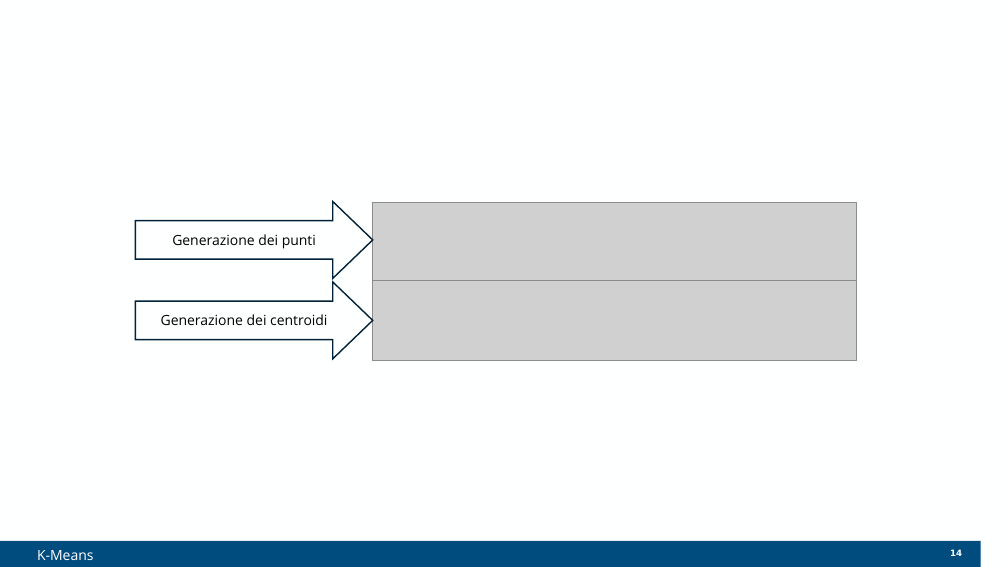
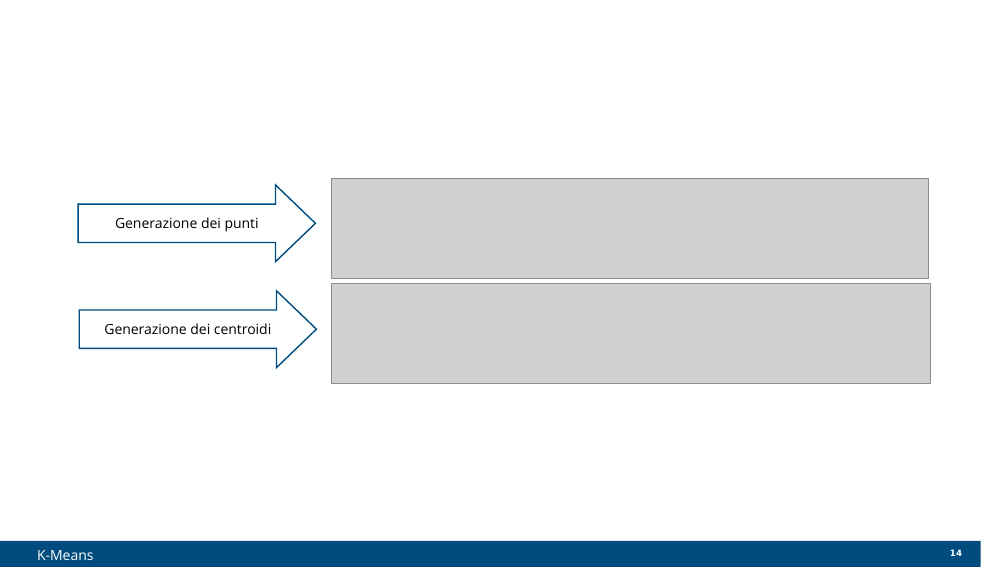
Before and after one commit to Elia-dev/ParallelProgramming, a slide deck: slide 14 of PPpresentation.pptx. Drawn at 1008x567 pixels with LibreOffice and Linux fonts; fonts in the diff are those of the drawing; grey boxes stand for pictures; background and template pictures are left out. Boxes give left, top, right and bottom in pixels: in the first picture for what was removed or moved away, otherwise in the second. Text is boxed around its words. In the diff, an @@ line names an element or a change of style, - is before the commit and + after.

```diff
--- a/PPpresentation.pptx
+++ b/PPpresentation.pptx
@@ picture resized from (x1=373, y1=203, x2=857, y2=283) to (x1=332, y1=178, x2=929, y2=278) @@
@@ right arrow "Generazione dei punti" at (x1=79, y1=184, x2=316, y2=261): fill none to #FEFFFF; outline #002137 1 pt to #004C7E 1 pt @@
@@ right arrow "Generazione dei punti" moved from (x1=135, y1=202, x2=372, y2=278) to (x1=79, y1=184, x2=316, y2=261) @@
@@ right arrow "Generazione dei centroidi" moved from (x1=135, y1=282, x2=372, y2=359) to (x1=80, y1=290, x2=317, y2=367) @@
@@ right arrow "Generazione dei centroidi" at (x1=80, y1=290, x2=317, y2=367): fill none to #FEFFFF; outline #002137 1 pt to #004C7E 1 pt @@
@@ picture resized from (x1=373, y1=280, x2=857, y2=361) to (x1=332, y1=283, x2=931, y2=383) @@
```
Also in this commit, not shown: 27 other slides changed, 1 other file.
